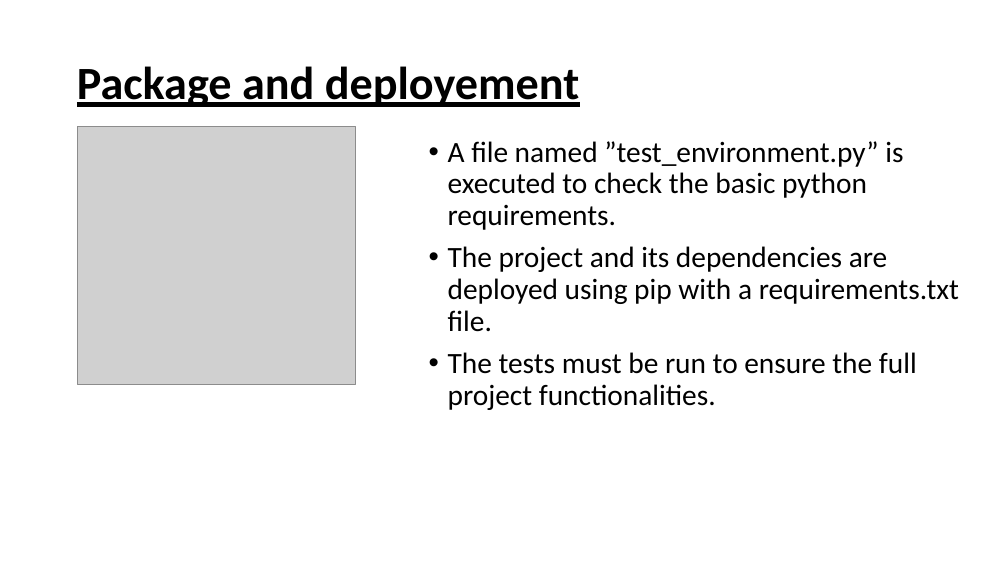
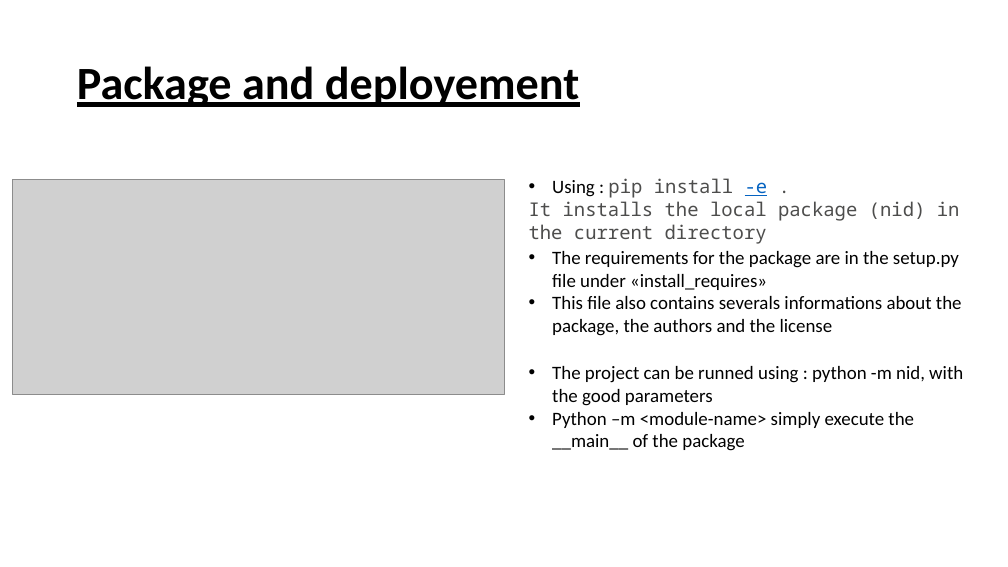
Before and after one commit to gatrikh/project_m05, a slide deck: slide 10 of presentation/presentation.pptx. Drawn at 1008x567 pixels with LibreOffice and Linux fonts; fonts in the diff are those of the drawing; grey boxes stand for pictures. Boxes give left, top, right and bottom in pixels: in the first picture for what was removed or moved away, otherwise in the second. Text is boxed around its words. In the diff, an @@ line names an element or a change of style, - is before the commit and + after.

```diff
--- a/presentation/presentation.pptx
+++ b/presentation/presentation.pptx
@@ picture removed at bbox=[77, 126, 355, 385] @@
@@ text removed at bbox=[448, 141, 959, 410] @@
-• A file named ”test_environment.py” is executed to check the basic python requirements.
-• The project and its dependencies are deployed using pip with a requirements.txt file.
-• The tests must be run to ensure the full project functionalities.
@@ text added at bbox=[529, 178, 960, 244], 18 pt, text #4D4D4C @@
+• Using : pip install -e .
+It installs the local package (nid) in the current directory
@@ picture added at bbox=[13, 180, 504, 395] @@
@@ text added at bbox=[552, 251, 962, 336], 18 pt, text #000000 @@
+• The requirements for the package are in the setup.py file under «install_requires»
+• This file also contains severals informations about the package, the authors and the license
@@ text added at bbox=[552, 366, 963, 451], 18 pt, text #000000 @@
+• The project can be runned using : python -m nid, with the good parameters
+• Python –m <module-name> simply execute the __main__ of the package
```
Also in this commit, not shown: 3 other slides changed.
